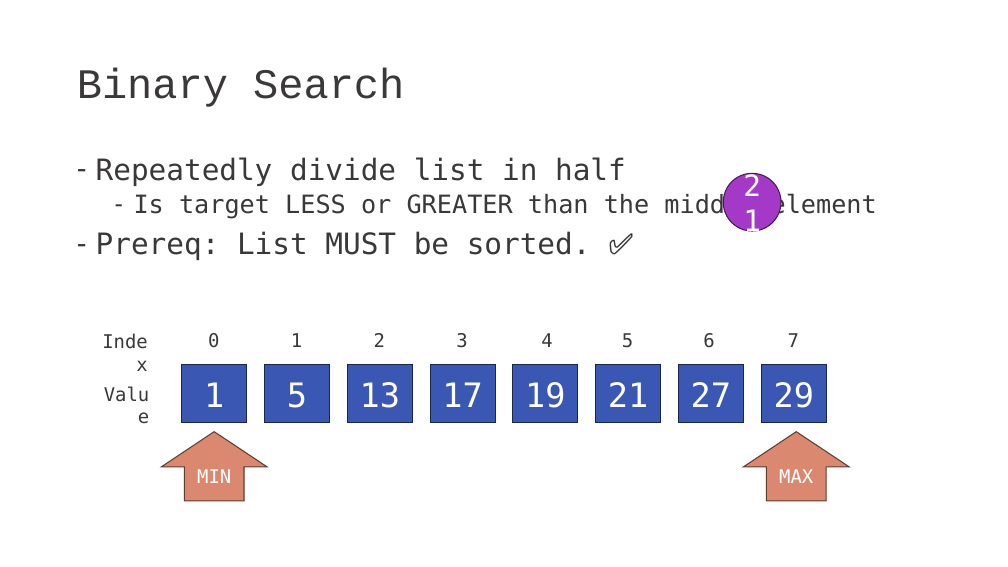
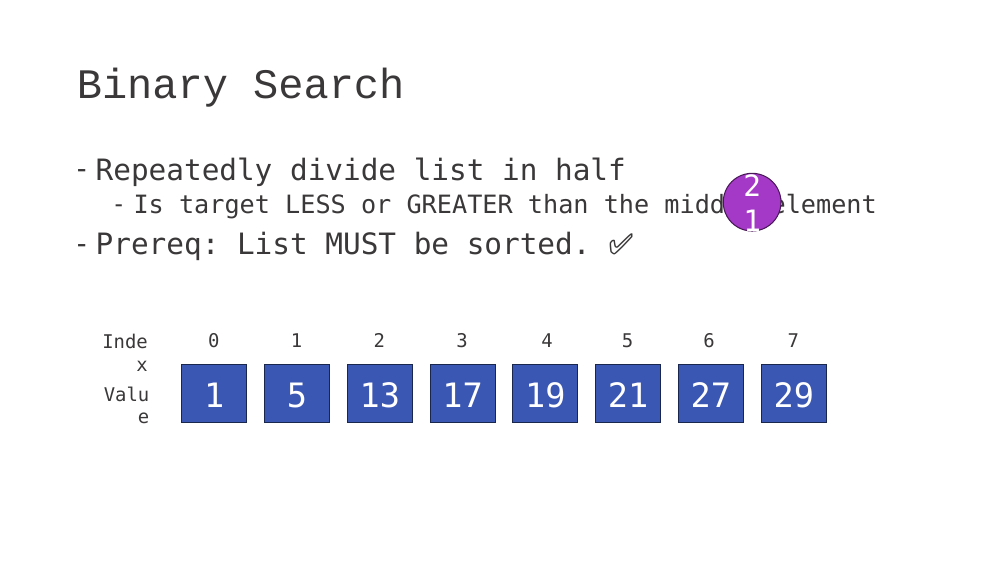
Before and after one commit to bridger-herman/search-lecture, a slide deck: slide 16 of SearchLecture.pptx. Drawn at 1008x567 pixels with LibreOffice and Linux fonts; fonts in the diff are those of the drawing. Boxes give left, top, right and bottom in pixels: in the first picture for what was removed or moved away, otherwise in the second. Text is boxed around its words. In the diff, an @@ line names an element or a change of style, - is before the commit and + after.

```diff
--- a/SearchLecture.pptx
+++ b/SearchLecture.pptx
@@ up arrow removed at (x1=162, y1=432, x2=268, y2=501) @@
-MIN
@@ up arrow removed at (x1=744, y1=432, x2=850, y2=501) @@
-MAX
```
Also in this commit, not shown: 10 other slides changed, 1 slide added, 2 other files.
